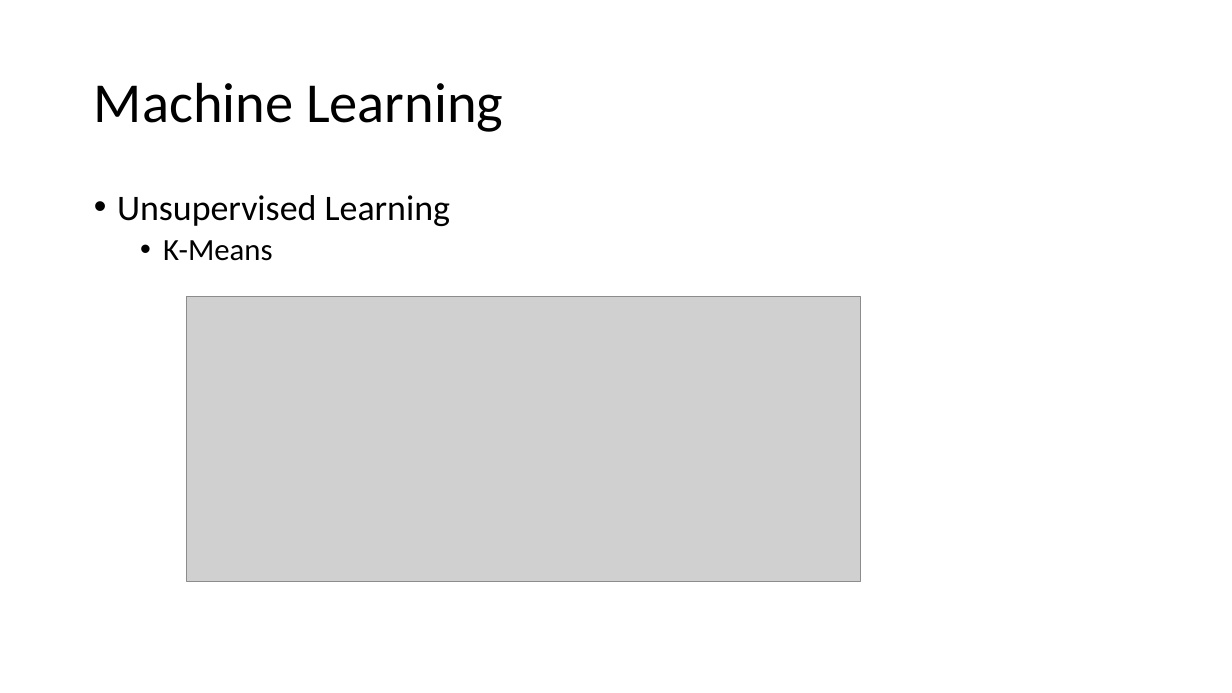
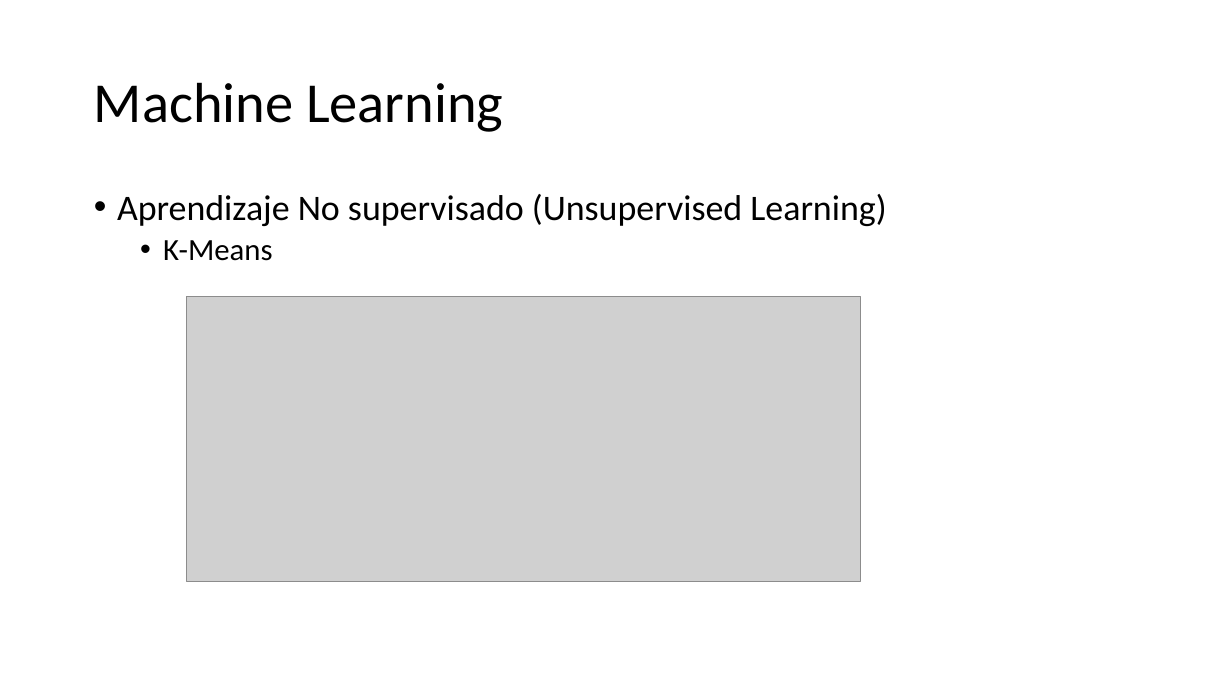
Before and after one commit to jamp00/Image-Clasification, a slide deck: slide 7 of Image clasification multilabel.pptx. Drawn at 1232x693 pixels with LibreOffice and Linux fonts; fonts in the diff are those of the drawing; grey boxes stand for pictures; background and template pictures are left out. Boxes give left, top, right and bottom in pixels: in the first picture for what was removed or moved away, otherwise in the second. Text is boxed around its words. In the diff, an @@ line names an element or a change of style, - is before the commit and + after.

```diff
--- a/Image clasification multilabel.pptx
+++ b/Image clasification multilabel.pptx
@@ text at [117,194,886,226]: text changed @@
-• Unsupervised Learning
+• Aprendizaje No supervisado (Unsupervised Learning)
```
Also in this commit, not shown: 4 other slides changed, 2 other files.
